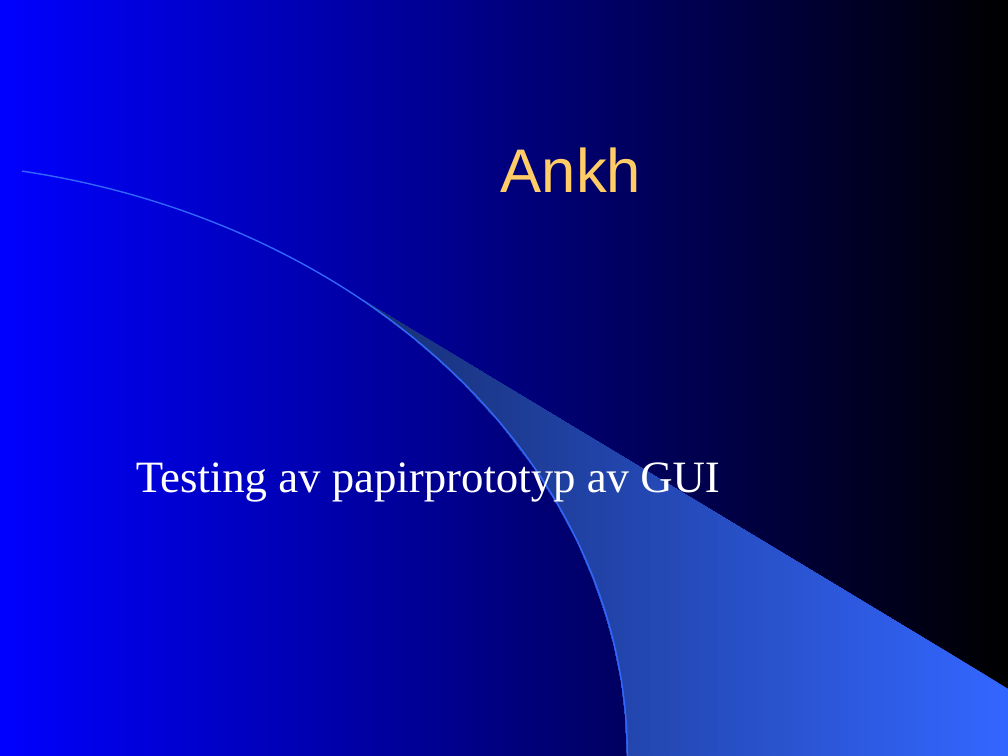
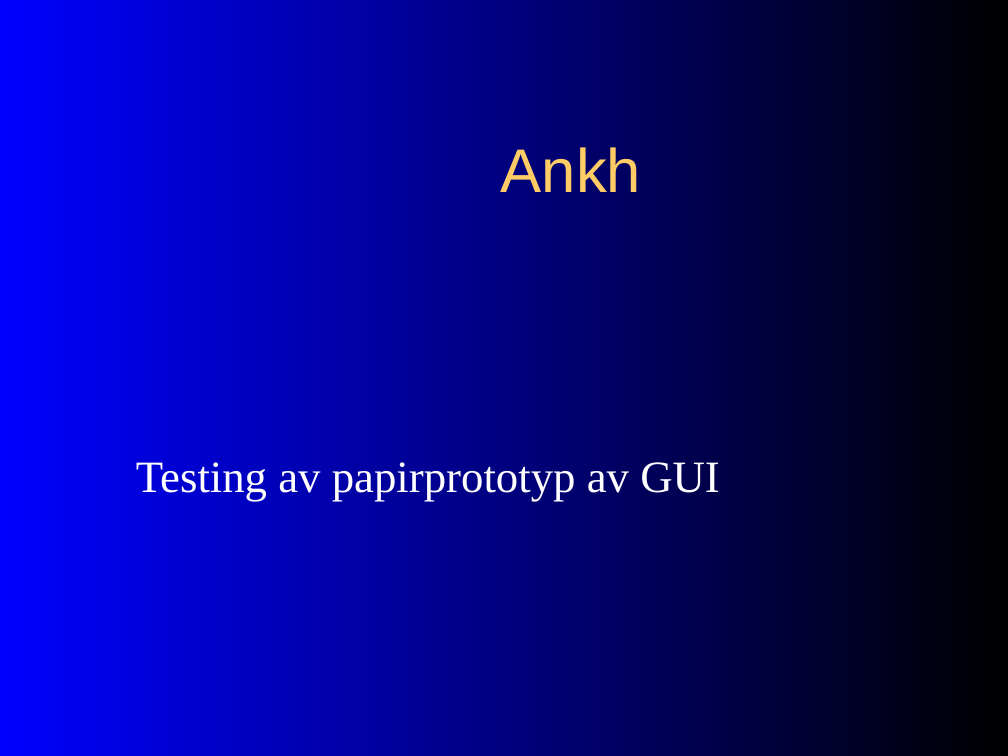
Before and after one commit to windygu/AnkhSVN, a slide deck: slide 1 of doc/powerpoint/papirprototyp_testing.ppt. Drawn at 1008x756 pixels with LibreOffice and Linux fonts; fonts in the diff are those of the drawing. Boxes give left, top, right and bottom in pixels: in the first picture for what was removed or moved away, otherwise in the second. Text is boxed around its words. In the diff, an @@ line names an element or a change of style, - is before the commit and + after.

```diff
--- a/doc/powerpoint/papirprototyp_testing.ppt
+++ b/doc/powerpoint/papirprototyp_testing.ppt
@@ freeform shape removed at <box>0,161,627,756</box> @@
@@ freeform shape removed at <box>361,298,1008,756</box> @@
```
Also in this commit, not shown: 9 other slides changed.
